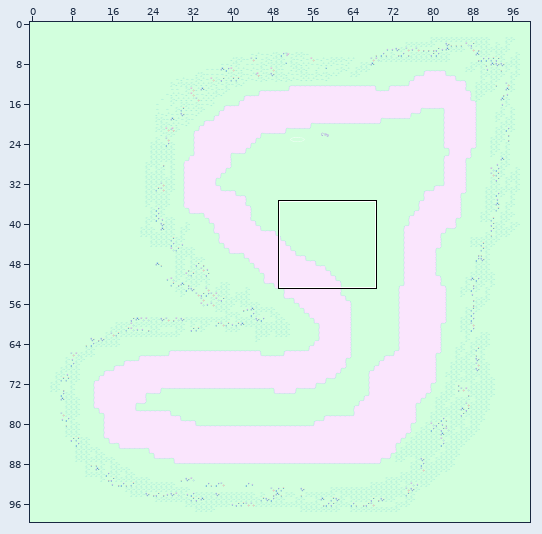
Tiled map -- resources/maps/track-vastforest.tmx. Above: a wide view before the commit, with the close-up outlined.
Close-up. Before:
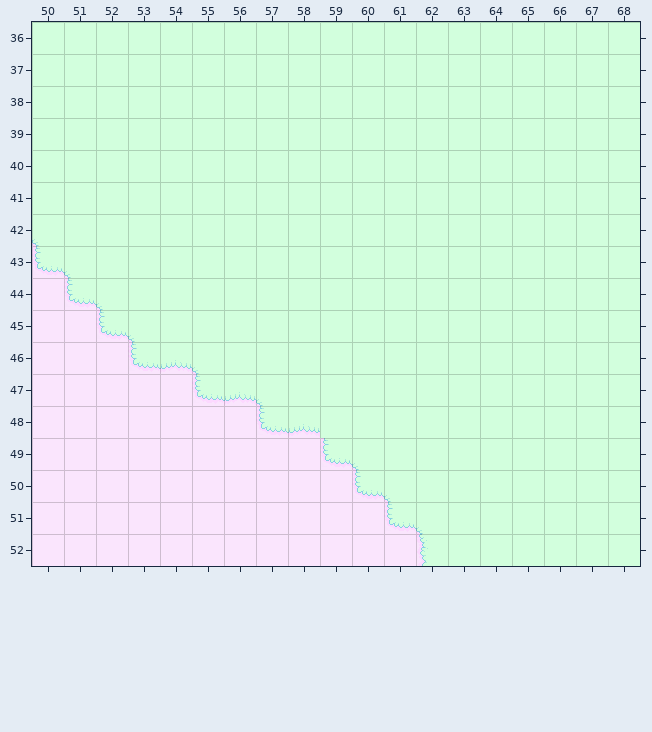
Cells are 32x32 px. Shown: x 50..68, y 36..52. The commit also changed other parts of the map, which this record leaves out.
After:
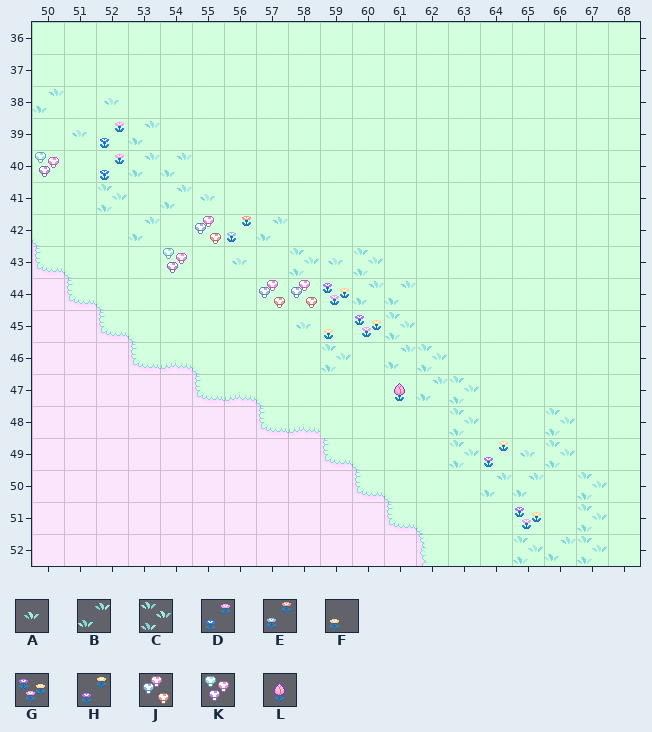
Key: from "DW_VastForest": A 2, B 3, C 4, D 33, E 35, F 36, G 65, H 66, J 98, K 99, L 100.
_ is an empty cell.
What changed:
Changed rows in their new state; . is an unchanged cell.
Layer "Tile Layer 2":
first column x 50:
38 B.A...............
39 .ADB..............
40 K.DBB.............
41 ..C.BA............
42 ...B.JEB..........
43 ....K.A.CAC.......
44 .......JJGBB......
45 ........AFGC......
46 .........C.BC.....
47 ...........LBC....
48 .............C..C.
49 .............CHAC.
50 ..............BB.C
51 ...............G.C
52 ...............CBC
Pixel boxes of the changes (left, top, right, bottom) in both close-ups:
added: (32, 89, 607, 564)
